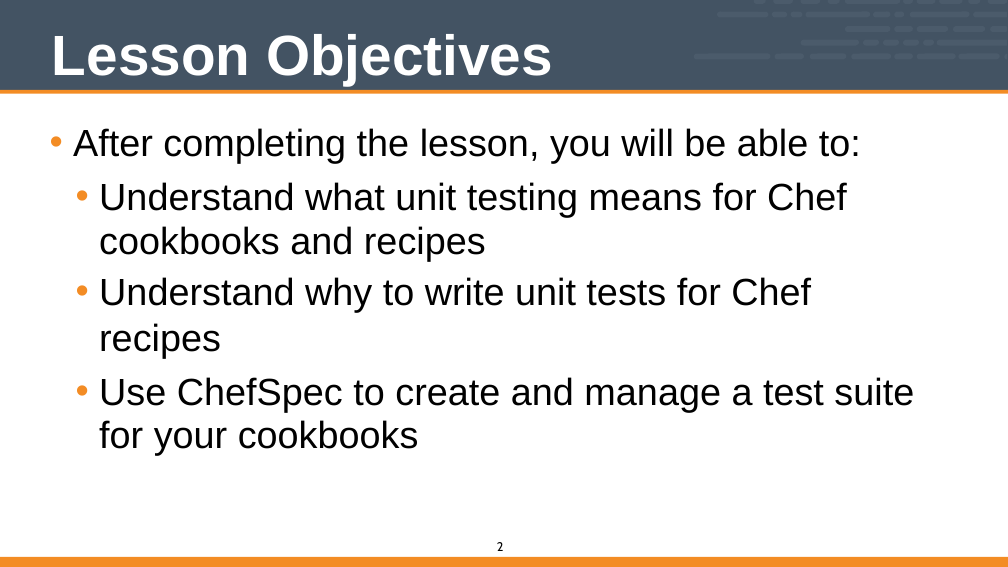
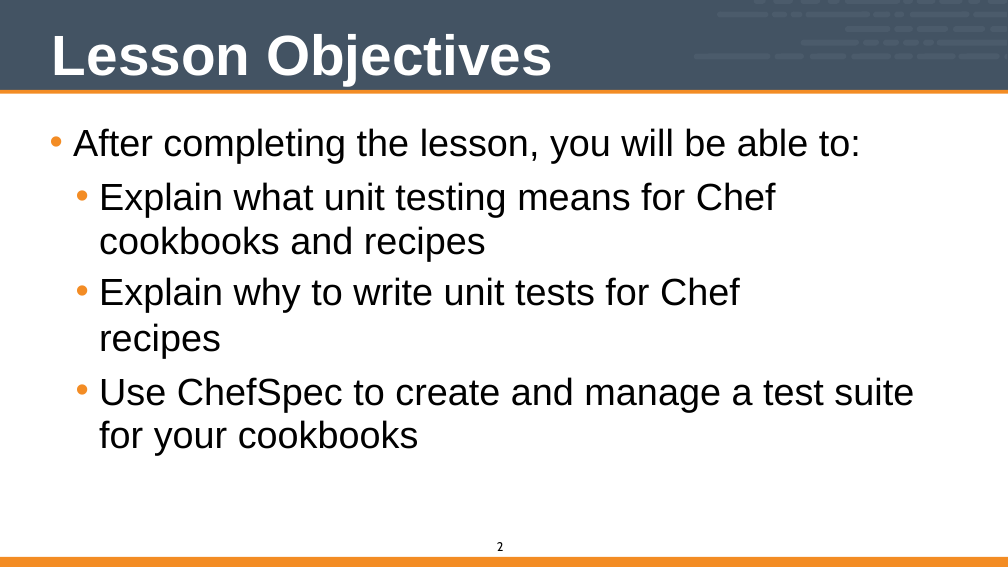
Before and after one commit to vinyar/chef-intermediate, a slide deck: slide 2 of Modules/12-Chef_Intermediate.pptx. Drawn at 1008x567 pixels with LibreOffice and Linux fonts; fonts in the diff are those of the drawing. Boxes give left, top, right and bottom in pixels: in the first picture for what was removed or moved away, otherwise in the second. Text is boxed around its words. In the diff, an @@ line names an element or a change of style, - is before the commit and + after.

```diff
--- a/Modules/12-Chef_Intermediate.pptx
+++ b/Modules/12-Chef_Intermediate.pptx
@@ text at (x1=99, y1=182, x2=776, y2=358): text changed @@
-  • Understand what unit testing means for Chef cookbooks and recipes
-  • Understand why to write unit tests for Chef recipes
+  • Explain what unit testing means for Chef cookbooks and recipes
+  • Explain why to write unit tests for Chef recipes
```
Also in this commit, not shown: 17 other slides changed.
